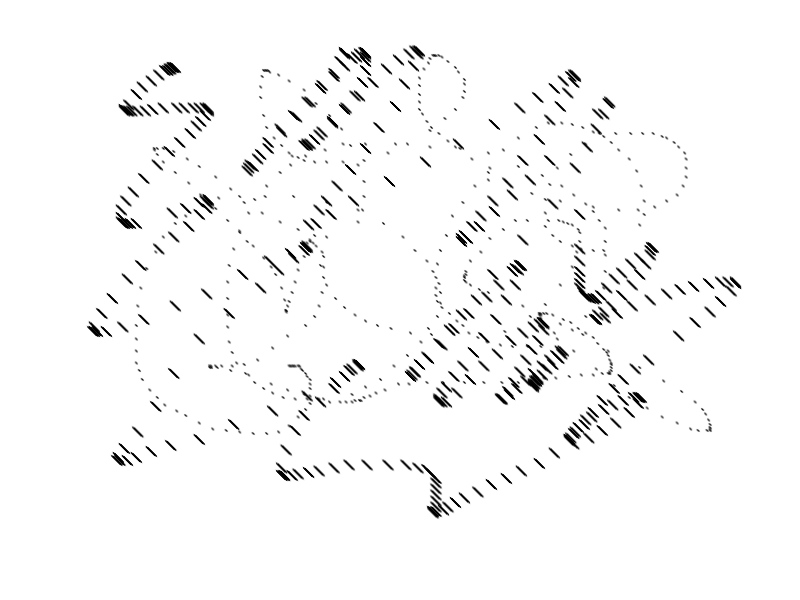
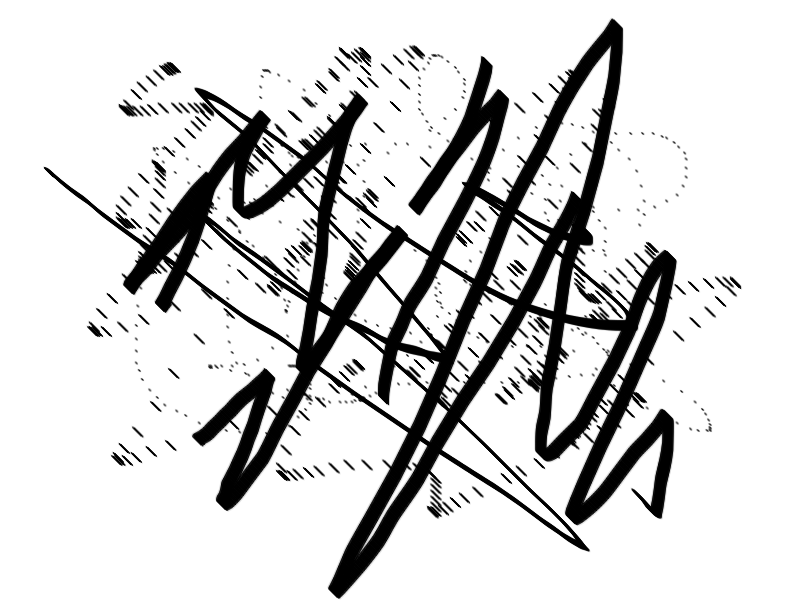
The second (800, 600) image is a revision of the first. Changes to its layers:
painted on "Layer 1" over [left=43, top=17, right=678, bottom=600]
